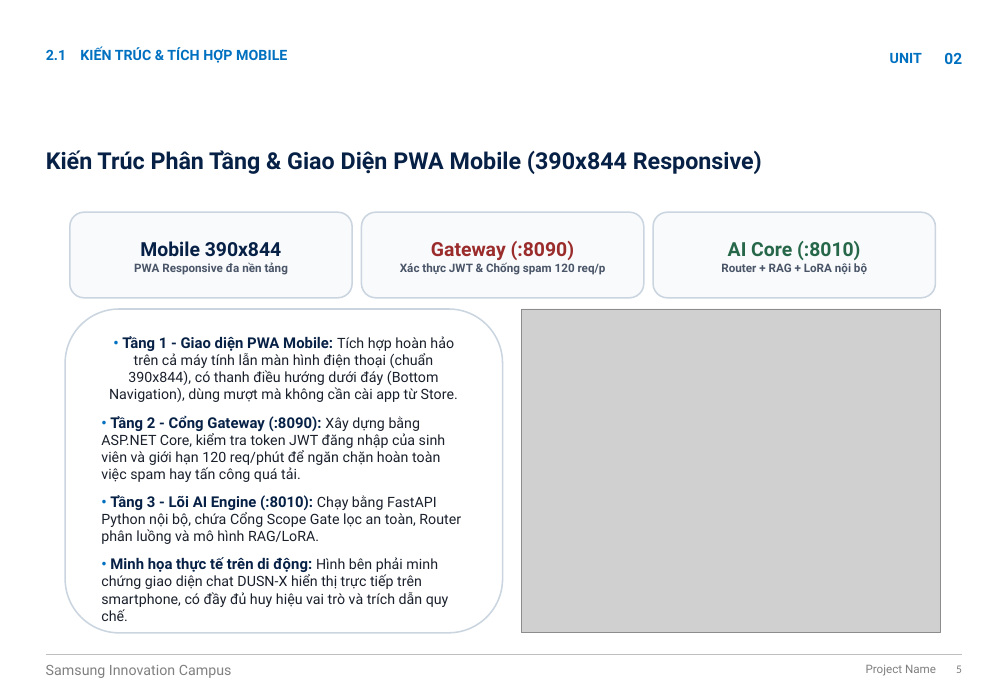
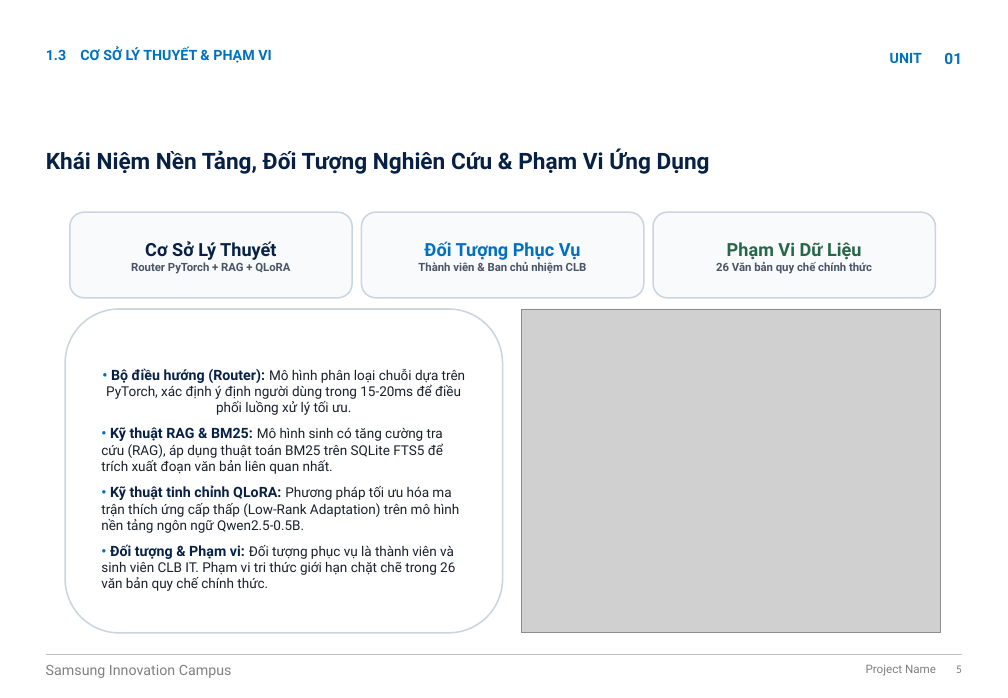
Before and after one commit to quocdoanhdang2-sketch/dusnx-platform, a slide deck: slide 5 of docs/SIC_AI_Capstone_Project_DUSNX_Presentation.pptx. Drawn at 1008x698 pixels with LibreOffice and Linux fonts; fonts in the diff are those of the drawing; grey boxes stand for pictures; background and template pictures are left out. Boxes give left, top, right and bottom in pixels: in the first picture for what was removed or moved away, otherwise in the second. Text is boxed around its words. In the diff, an @@ line names an element or a change of style, - is before the commit and + after.

```diff
--- a/docs/SIC_AI_Capstone_Project_DUSNX_Presentation.pptx
+++ b/docs/SIC_AI_Capstone_Project_DUSNX_Presentation.pptx
@@ text at [46,49,66,60]: text changed @@
-2.1
+1.3
@@ text at [80,46,271,63]: text changed @@
-KIẾN TRÚC & TÍCH HỢP MOBILE
+CƠ SỞ LÝ THUYẾT & PHẠM VI
@@ text at [944,53,962,64]: text changed @@
-02
+01
@@ title at [46,148,710,174]: text changed; size 18 to 17.5 pt @@
-Kiến Trúc Phân Tầng & Giao Diện PWA Mobile (390x844 Responsive)
+Khái Niệm Nền Tảng, Đối Tượng Nghiên Cứu & Phạm Vi Ứng Dụng
@@ text in rounded rectangle at [131,241,290,274]: text changed; size 9 to 8.8 pt @@
-Mobile 390x844
-PWA Responsive đa nền tảng
+Cơ Sở Lý Thuyết
+Router PyTorch + RAG + QLoRA
@@ text in rounded rectangle at [418,241,587,273]: text changed; size 9 to 8.8 pt @@
-Gateway (:8090)
-Xác thực JWT & Chống spam 120 req/p
+Đối Tượng Phục Vụ
+Thành viên & Ban chủ nhiệm CLB
@@ text in rounded rectangle at [716,242,872,274]: text changed; size 9 to 8.8 pt @@
-AI Core (:8010)
-Router + RAG + LoRA nội bộ
+Phạm Vi Dữ Liệu
+26 Văn bản quy chế chính thức
@@ text in rounded rectangle at [101,368,465,591]: text changed; size 11 to 10.5 pt @@
-• Tầng 1 - Giao diện PWA Mobile: Tích hợp hoàn hảo trên cả máy tính lẫn màn hình điện thoại (chuẩn 390x844), có thanh điều hướng dưới đáy (Bottom Navigation), dùng mượt mà không cần cài app từ Store.
-• Tầng 2 - Cổng Gateway (:8090): Xây dựng bằng ASP.NET Core, kiểm tra token JWT đăng nhập của sinh viên và giới hạn 120 req/phút để ngăn chặn hoàn toàn việc spam hay tấn công quá tải.
-• Tầng 3 - Lõi AI Engine (:8010): Chạy bằng FastAPI Python nội bộ, chứa Cổng Scope Gate lọc an toàn, Router phân luồng và mô hình RAG/LoRA.
-• Minh họa thực tế trên di động: Hình bên phải minh chứng giao diện chat DUSN-X hiển thị trực tiếp trên smartphone, có đầy đủ huy hiệu vai trò và trích dẫn quy chế.
+• Bộ điều hướng (Router): Mô hình phân loại chuỗi dựa trên PyTorch, xác định ý định người dùng trong 15-20ms để điều phối luồng xử lý tối ưu.
+• Kỹ thuật RAG & BM25: Mô hình sinh có tăng cường tra cứu (RAG), áp dụng thuật toán BM25 trên SQLite FTS5 để trích xuất đoạn văn bản liên quan nhất.
+• Kỹ thuật tinh chỉnh QLoRA: Phương pháp tối ưu hóa ma trận thích ứng cấp thấp (Low-Rank Adaptation) trên mô hình nền tảng ngôn ngữ Qwen2.5-0.5B.
+• Đối tượng & Phạm vi: Đối tượng phục vụ là thành viên và sinh viên CLB IT. Phạm vi tri thức giới hạn chặt chẽ trong 26 văn bản quy chế chính thức.
```
Also in this commit, not shown: 10 other slides changed, 2 other files.
